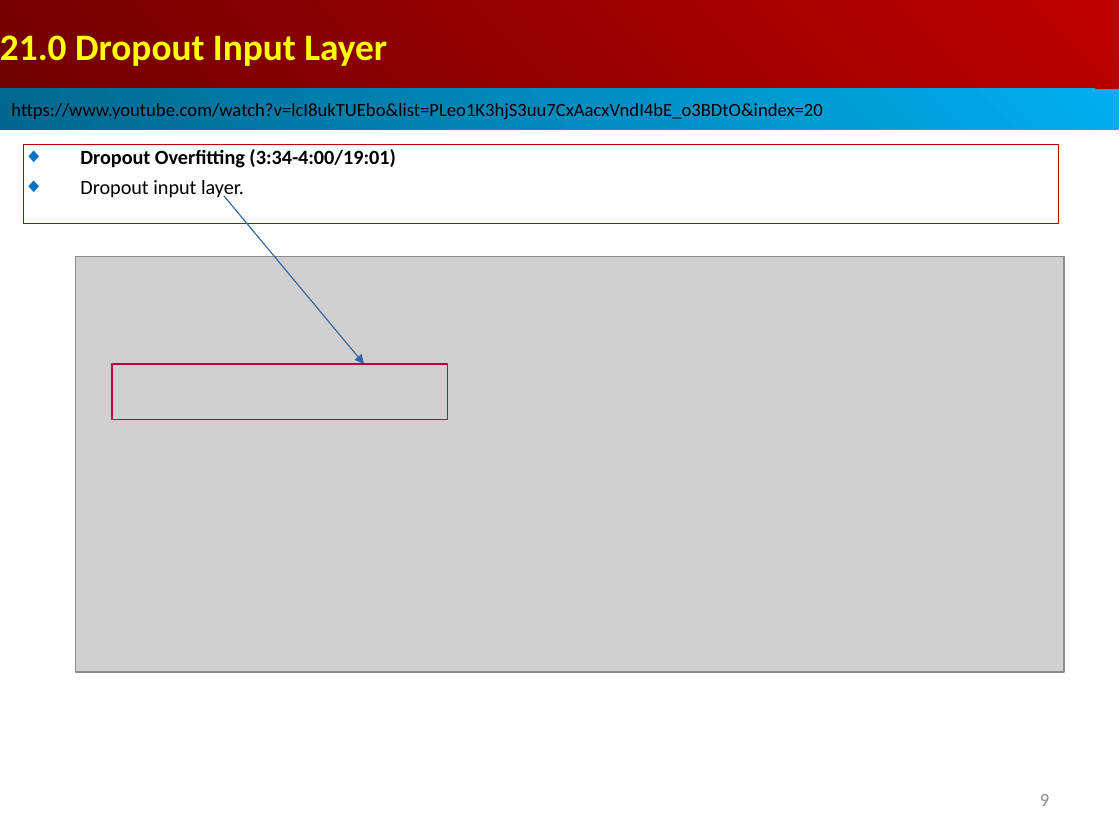
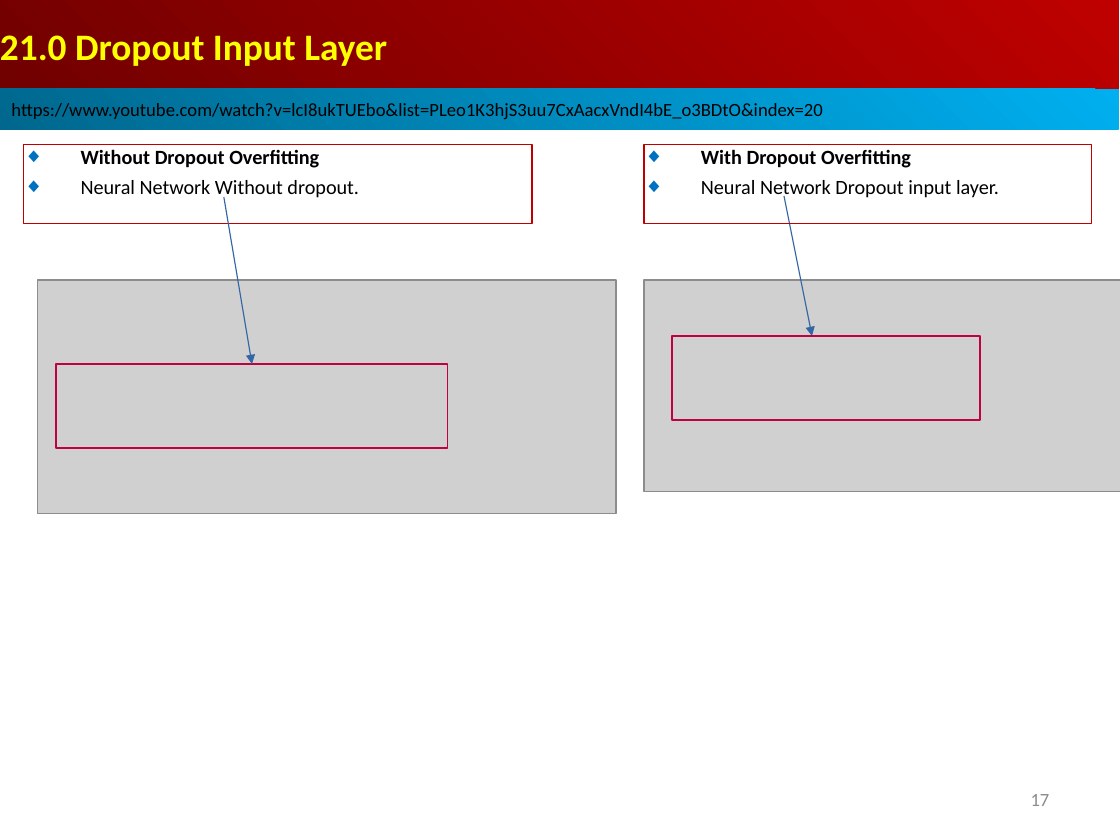
Before and after one commit to peterhchen/AIU_CS512_DL, a slide deck: slide 17 of 000_Lecture_Project/week11/001_Video/21.00_w10_review_Dropout.ppt (slide 9 before the commit). Drawn at 1120x840 pixels with LibreOffice and Linux fonts; fonts in the diff are those of the drawing; grey boxes stand for pictures. Boxes give left, top, right and bottom in pixels: in the first picture for what was removed or moved away, otherwise in the second. Text is boxed around its words. In the diff, an @@ line names an element or a change of style, - is before the commit and + after.

```diff
--- a/000_Lecture_Project/week11/001_Video/21.00_w10_review_Dropout.ppt
+++ b/000_Lecture_Project/week11/001_Video/21.00_w10_review_Dropout.ppt
@@ rectangle added at bbox=[24, 144, 532, 224], outline #C00000 0.74 pt, 13 pt, text #000000 @@
+◆ Without Dropout Overfitting
+◆ Neural Network Without dropout.
@@ rectangle "With Dropout Overfitting": place and size @@
-rectangle "With Dropout Overfitting" at bbox=[24, 144, 1058, 224]
+rectangle "With Dropout Overfitting" at bbox=[644, 144, 1092, 224]
@@ text in rectangle at bbox=[701, 149, 999, 201]: text changed; bold off @@
-◆ Dropout Overfitting (3:34-4:00/19:01)
-◆ Dropout input layer.
+◆ With Dropout Overfitting
+◆ Neural Network Dropout input layer.
@@ arrow moved from (224, 196) - (364, 364) to (224, 197) - (252, 364) @@
@@ arrow added from (784, 196) to (812, 336), #3465A4 0.74 pt @@
@@ picture added at bbox=[37, 280, 616, 513] @@
@@ picture: place and size @@
-picture at bbox=[76, 256, 1064, 672]
+picture at bbox=[644, 280, 1120, 492]
@@ rectangle added at bbox=[672, 336, 980, 420], outline #BF0041 0.74 pt @@
@@ rectangle: place and size @@
-rectangle at bbox=[112, 364, 448, 420]
+rectangle at bbox=[56, 364, 448, 448]
@@ page number at bbox=[1031, 794, 1050, 806]: text changed @@
-9
+17
```
Also in this commit, not shown: 6 other slides changed, 10 slides added.
